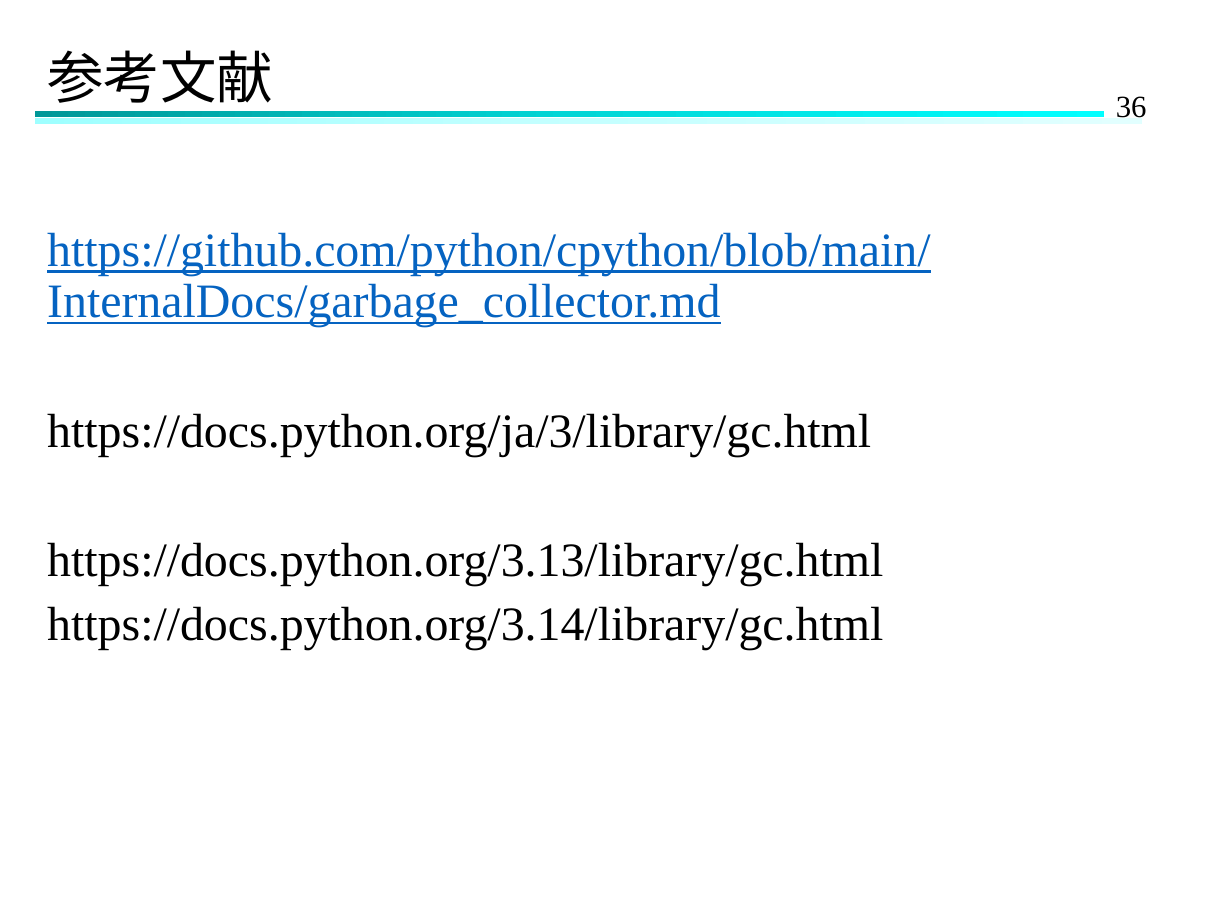
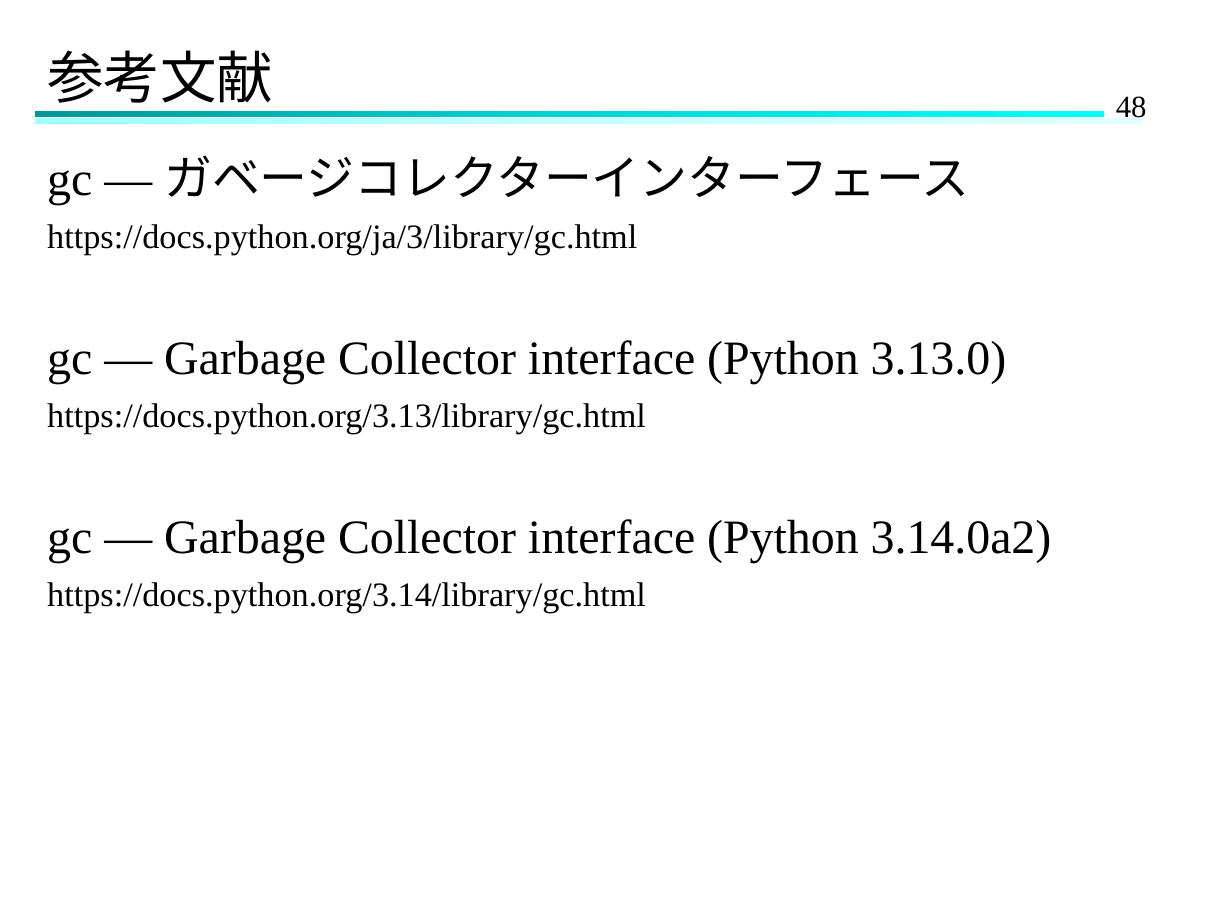
Before and after one commit to Hinata-Mikami/HinataMikami, a slide deck: slide 48 of 研究室関連/ゼミ/2024.11.27ゼミ.pptx (slide 36 before the commit). Drawn at 1232x924 pixels with LibreOffice and Linux fonts; fonts in the diff are those of the drawing. Boxes give left, top, right and bottom in pixels: in the first picture for what was removed or moved away, otherwise in the second. Text is boxed around its words. In the diff, an @@ line names an element or a change of style, - is before the commit and + after.

```diff
--- a/研究室関連/ゼミ/2024.11.27ゼミ.pptx
+++ b/研究室関連/ゼミ/2024.11.27ゼミ.pptx
@@ page number at box(1116, 96, 1147, 118): text changed @@
-36
+48
@@ text at box(47, 155, 969, 205): text changed; text colour #0563C1 to #000000 @@
-https://github.com/python/cpython/blob/main/InternalDocs/garbage_collector.md
+gc ― ガベージコレクターインターフェース
@@ text at box(47, 224, 646, 613): size 28 to 20 pt in "https://docs.python.org/ja/3/library/gc.html", "https://docs.python.org/3.13/library/gc.html", "https://docs.python.org/3.14/library/gc.html" @@
@@ text at box(47, 340, 1007, 384): paragraph added @@
+gc — Garbage Collector interface (Python 3.13.0)
@@ text at box(47, 519, 1052, 563): paragraph added @@
+gc — Garbage Collector interface (Python 3.14.0a2)
```
Also in this commit, not shown: 14 other slides changed, 12 slides added, 2 other files.
